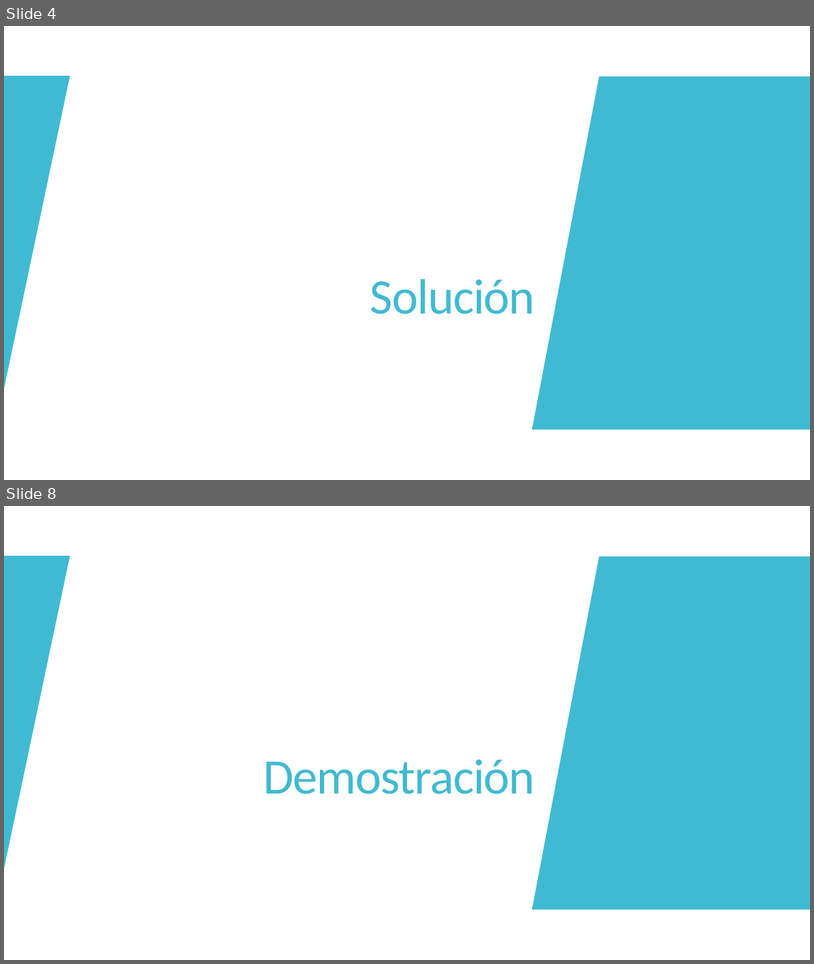
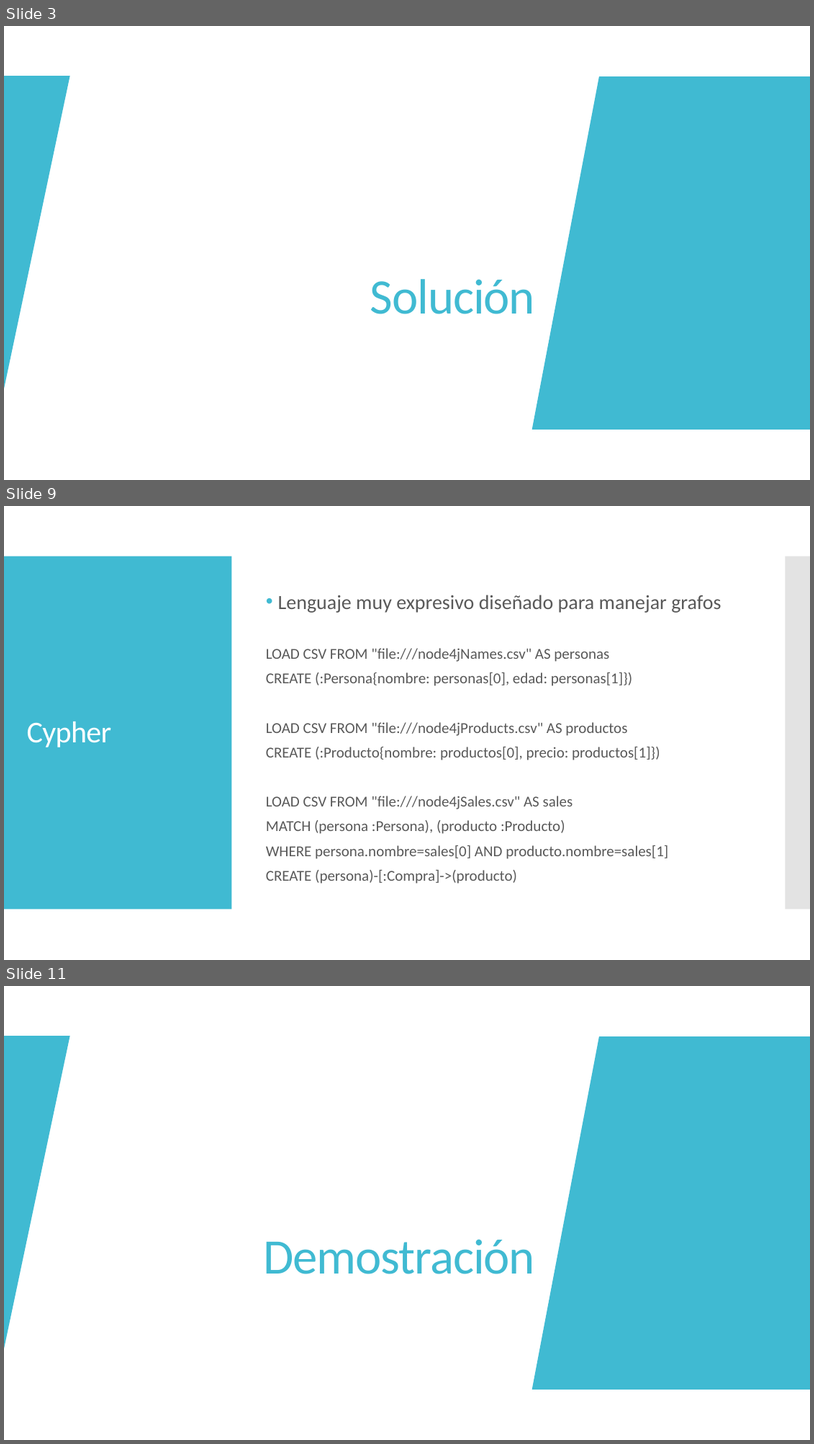
Before and after one commit to JuanCasado/ADVANCED_DATABASES, a slide deck: PRESENTATION/neo4j.pptx. Shown one above the other, each under a label of ours: slides 4 and 8 before the commit, slides 3, 9 and 11 after it; the slides between them are not shown. The pictures are 814x964 and 814x1444 pixels, drawn with LibreOffice and Linux fonts; fonts in the diff are those of the drawing. Boxes give left, top, right and bottom in pixels: in the first picture for what was removed or moved away, otherwise in the second. Text is boxed around its words. In the diff, an @@ line names an element or a change of style, - is before the commit and + after.

```diff
--- a/PRESENTATION/neo4j.pptx
+++ b/PRESENTATION/neo4j.pptx
@@ slide 9 added at (4, 506, 810, 960), background #FFFFFF; not listed: 2 template elements that a slide beside it also shows @@
@@ text added at (266, 595, 721, 883), 18 pt, text #595959 @@
+• Lenguaje muy expresivo diseñado para manejar grafos
+LOAD CSV FROM "file:///node4jNames.csv" AS personas
+CREATE (:Persona{nombre: personas[0], edad: personas[1]})
+LOAD CSV FROM "file:///node4jProducts.csv" AS productos
+CREATE (:Producto{nombre: productos[0], precio: productos[1]})
+LOAD CSV FROM "file:///node4jSales.csv" AS sales
+MATCH (persona :Persona), (producto :Producto)
+WHERE persona.nombre=sales[0] AND producto.nombre=sales[1]
+CREATE (persona)-[:Compra]->(producto)
@@ title added at (27, 721, 112, 747), 36 pt, text #FFFFFF @@
+Cypher
@@ what was slide 4 is now slide 3 @@
@@ what was slide 8 is now slide 11 @@
```
Also in this commit, not shown: 2 slides changed, 6 other slides added, 4 slides removed, 9 other files.
